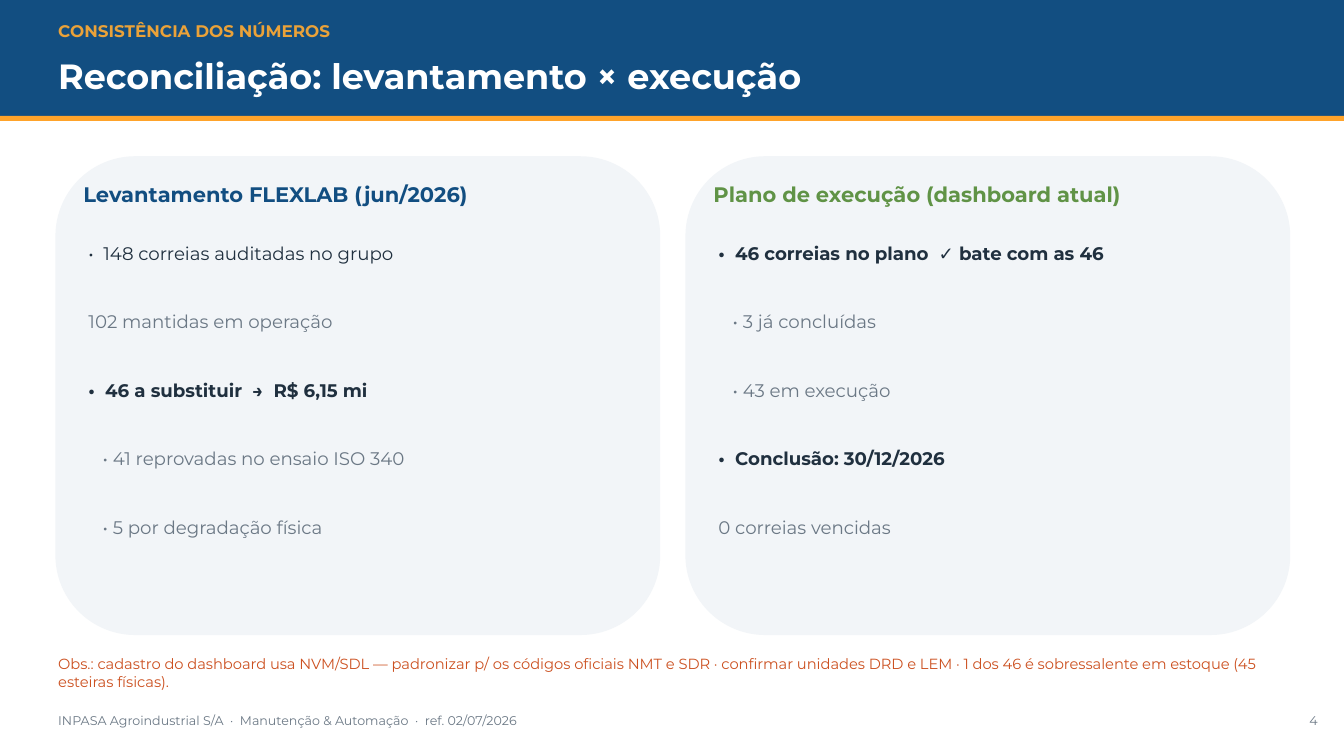
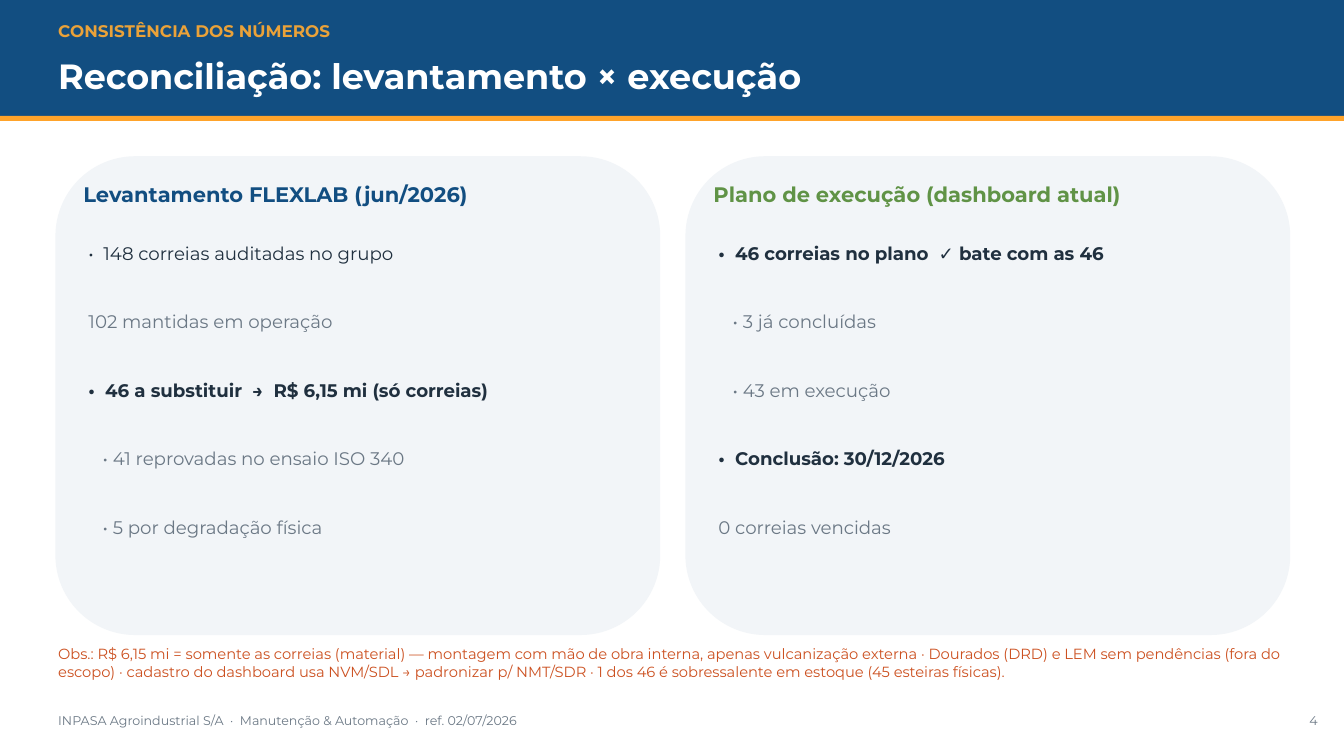
Before and after one commit to ItielGoncalves/ICG2025, a slide deck: slide 4 of plano_seguranca/Apresentacao_Estrategica_Correias_INPASA.pptx. Drawn at 1344x756 pixels with LibreOffice and Linux fonts; fonts in the diff are those of the drawing. Boxes give left, top, right and bottom in pixels: in the first picture for what was removed or moved away, otherwise in the second. Text is boxed around its words. In the diff, an @@ line names an element or a change of style, - is before the commit and + after.

```diff
--- a/plano_seguranca/Apresentacao_Estrategica_Correias_INPASA.pptx
+++ b/plano_seguranca/Apresentacao_Estrategica_Correias_INPASA.pptx
@@ text at bbox=[105, 382, 488, 401]: text changed @@
-• 46 a substituir → R$ 6,15 mi
+• 46 a substituir → R$ 6,15 mi (só correias)
@@ text at bbox=[58, 647, 1280, 680]: text changed @@
-Obs.: cadastro do dashboard usa NVM/SDL — padronizar p/ os códigos oficiais NMT e SDR · confirmar unidades DRD e LEM · 1 dos 46 é sobressalente em estoque (45 esteiras físicas).
+Obs.: R$ 6,15 mi = somente as correias (material) — montagem com mão de obra interna, apenas vulcanização externa · Dourados (DRD) e LEM sem pendências (fora do escopo) · cadastro do dashboard usa NVM/SDL → padronizar p/ NMT/SDR · 1 dos 46 é sobressalente em estoque (45 esteiras físicas).
```
Also in this commit, not shown: 1 other slide changed, 3 other files.
